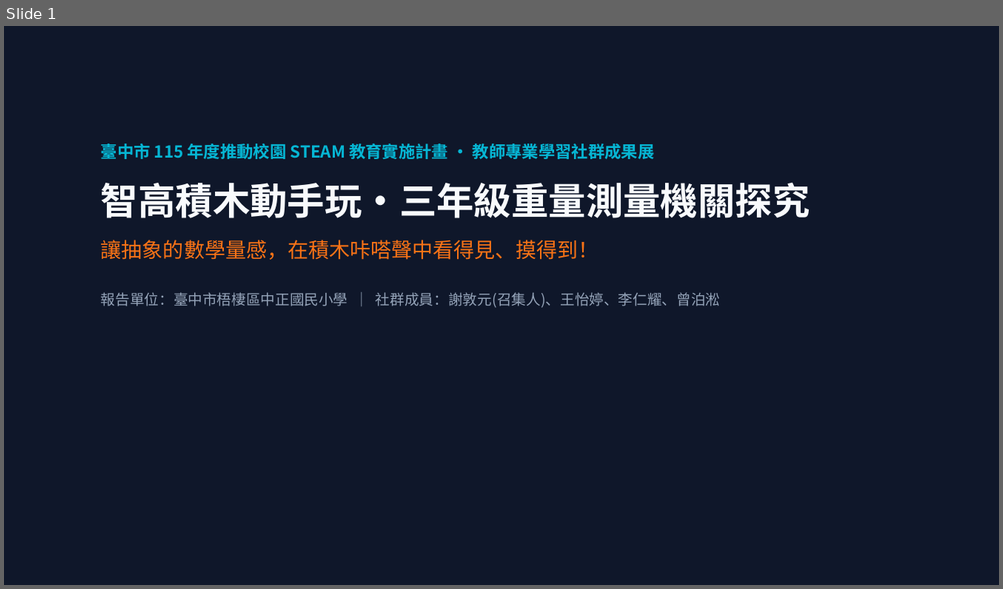
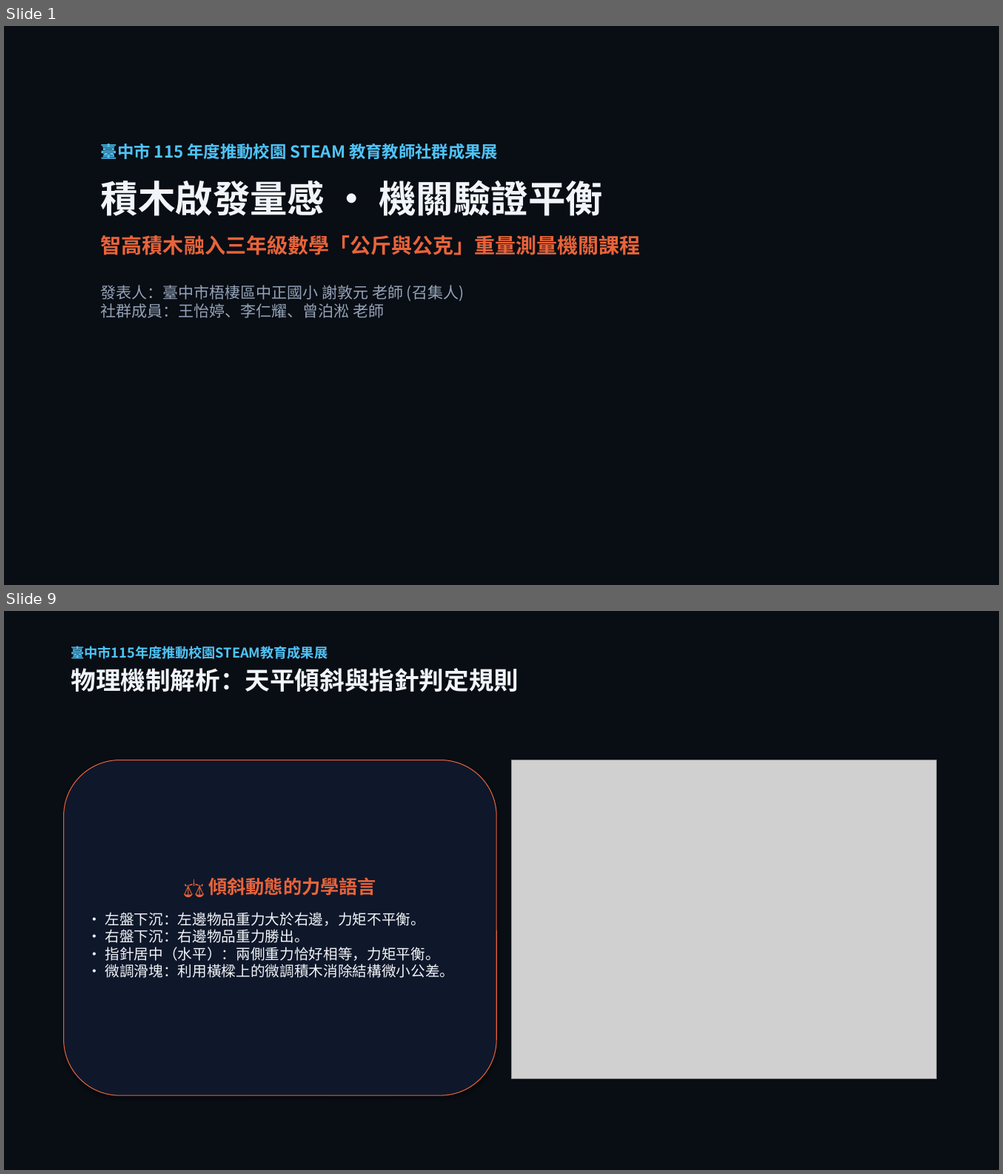
Before and after one commit to asc103138/steam-community-docs, a slide deck: 成果展繳交資料/臺中市梧棲區中正國小_STEAM成果展_5分鐘現場分享會簡報.pptx. Shown one above the other, each under a label of ours: slide 1 before the commit, slides 1 and 9 after it; the slides between them are not shown. The pictures are 1003x589 and 1003x1174 pixels, drawn with LibreOffice and Linux fonts; fonts in the diff are those of the drawing; grey boxes stand for pictures. Boxes give left, top, right and bottom in pixels: in the first picture for what was removed or moved away, otherwise in the second. Text is boxed around its words. In the diff, an @@ line names an element or a change of style, - is before the commit and + after.

Commit message:
feat: 擴增 115年度成果展 5分鐘分享會簡報為 16 頁 Reveal.js 精裝版與相關講稿檔案

```diff
--- a/成果展繳交資料/臺中市梧棲區中正國小_STEAM成果展_5分鐘現場分享會簡報.pptx
+++ b/成果展繳交資料/臺中市梧棲區中正國小_STEAM成果展_5分鐘現場分享會簡報.pptx
@@ slide 9 added at (4,611,999,1170), background #FFFFFF @@
@@ rectangle added at (4,611,999,1170), fill #090D14 @@
@@ text added at (71,646,519,692), 13 pt, text #4FC3F7, bold @@
+臺中市115年度推動校園STEAM教育成果展
+物理機制解析：天平傾斜與指針判定規則
@@ rounded rectangle added at (64,760,496,1096), fill #0F172A, outline #E8643A 0.75 pt, 14 pt, text #F1F5F9 @@
+⚖️ 傾斜動態的力學語言
+• 左盤下沉：左邊物品重力大於右邊，力矩不平衡。
+• 右盤下沉：右邊物品重力勝出。
+• 指針居中（水平）：兩側重力恰好相等，力矩平衡。
+• 微調滑塊：利用橫樑上的微調積木消除結構微小公差。
@@ picture added at (512,760,936,1079) @@
@@ slide 1 changed as well @@
@@ rectangle at (4,26,999,585): fill #0F172A to #090D14 @@
@@ text at (101,144,640,318): text changed; size 14 to 15 pt; bold on @@
-臺中市 115 年度推動校園 STEAM 教育實施計畫 · 教師專業學習社群成果展
-智高積木動手玩·三年級重量測量機關探究
-讓抽象的數學量感，在積木咔嗒聲中看得見、摸得到！
-報告單位：臺中市梧棲區中正國民小學 ｜ 社群成員：謝敦元(召集人)、王怡婷、李仁耀、曾泊淞
+臺中市 115 年度推動校園 STEAM 教育教師社群成果展
+積木啟發量感 · 機關驗證平衡
+智高積木融入三年級數學「公斤與公克」重量測量機關課程
+發表人：臺中市梧棲區中正國小 謝敦元 老師 (召集人)
+社群成員：王怡婷、李仁耀、曾泊淞 老師
```
Also in this commit, not shown: 14 other slides added, 6 slides removed, 10 other files.
